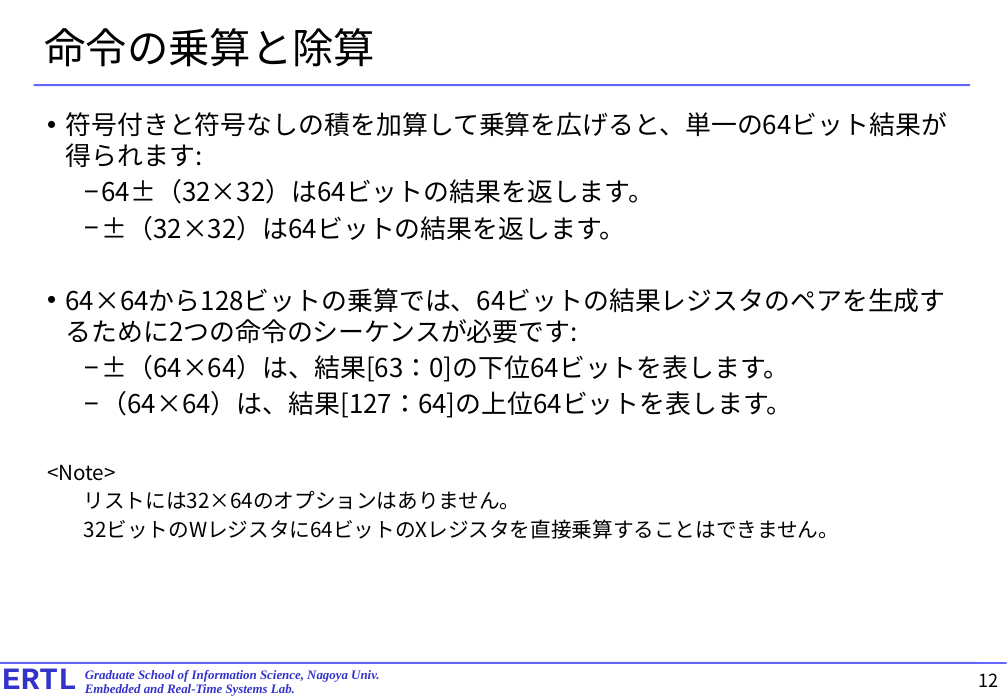
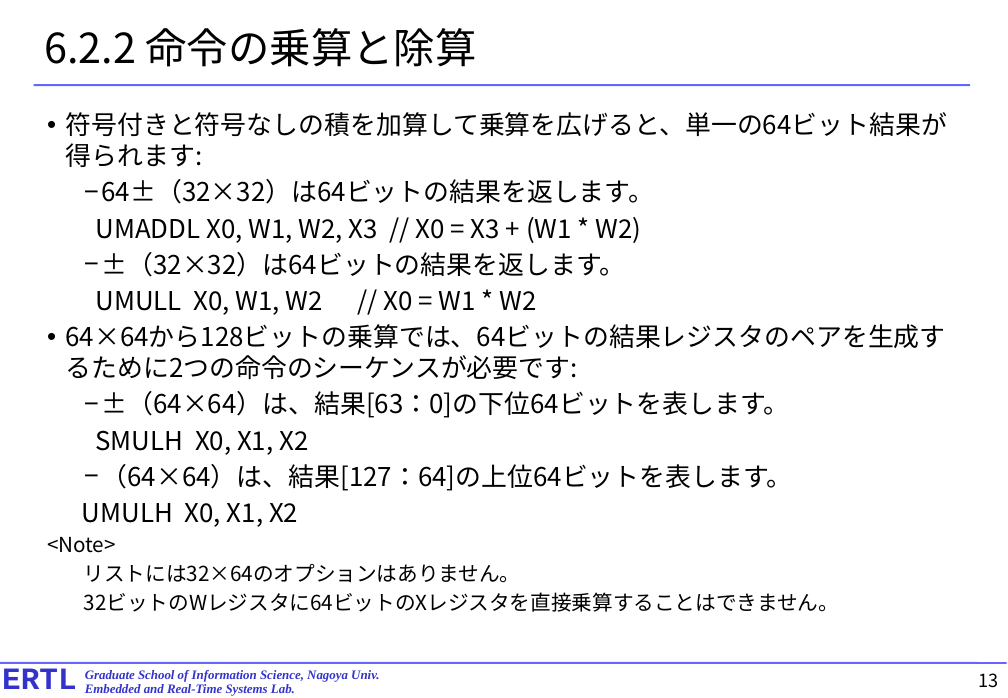
Before and after one commit to exshonda/arm64_basic, a slide deck: slide 13 of text/4.chapter6.pptx (slide 12 before the commit). Drawn at 1008x698 pixels with LibreOffice and Linux fonts; fonts in the diff are those of the drawing. Boxes give left, top, right and bottom in pixels: in the first picture for what was removed or moved away, otherwise in the second. Text is boxed around its words. In the diff, an @@ line names an element or a change of style, - is before the commit and + after.

```diff
--- a/text/4.chapter6.pptx
+++ b/text/4.chapter6.pptx
@@ title at [44,28,477,67]: text changed @@
-命令の乗算と除算
+6.2.2 命令の乗算と除算
@@ text at [95,217,642,243]: paragraph added @@
+  UMADDL X0, W1, W2, X3 // X0 = X3 + (W1 * W2)
@@ text at [95,291,536,315]: paragraph added @@
+  UMULL X0, W1, W2 // X0 = W1 * W2
@@ text at [95,430,308,455]: paragraph added @@
+  SMULH X0, X1, X2
@@ text at [82,503,298,527]: paragraph added @@
+UMULH X0, X1, X2
@@ page number at [979,673,999,688]: text changed @@
-12
+13
```
Also in this commit, not shown: 23 other slides changed, 4 slides added.
